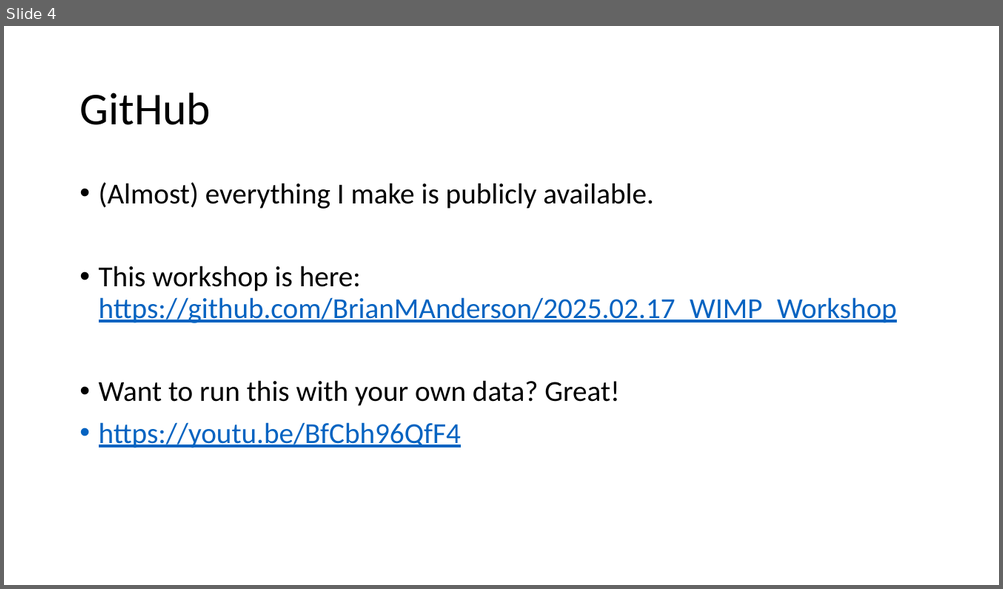
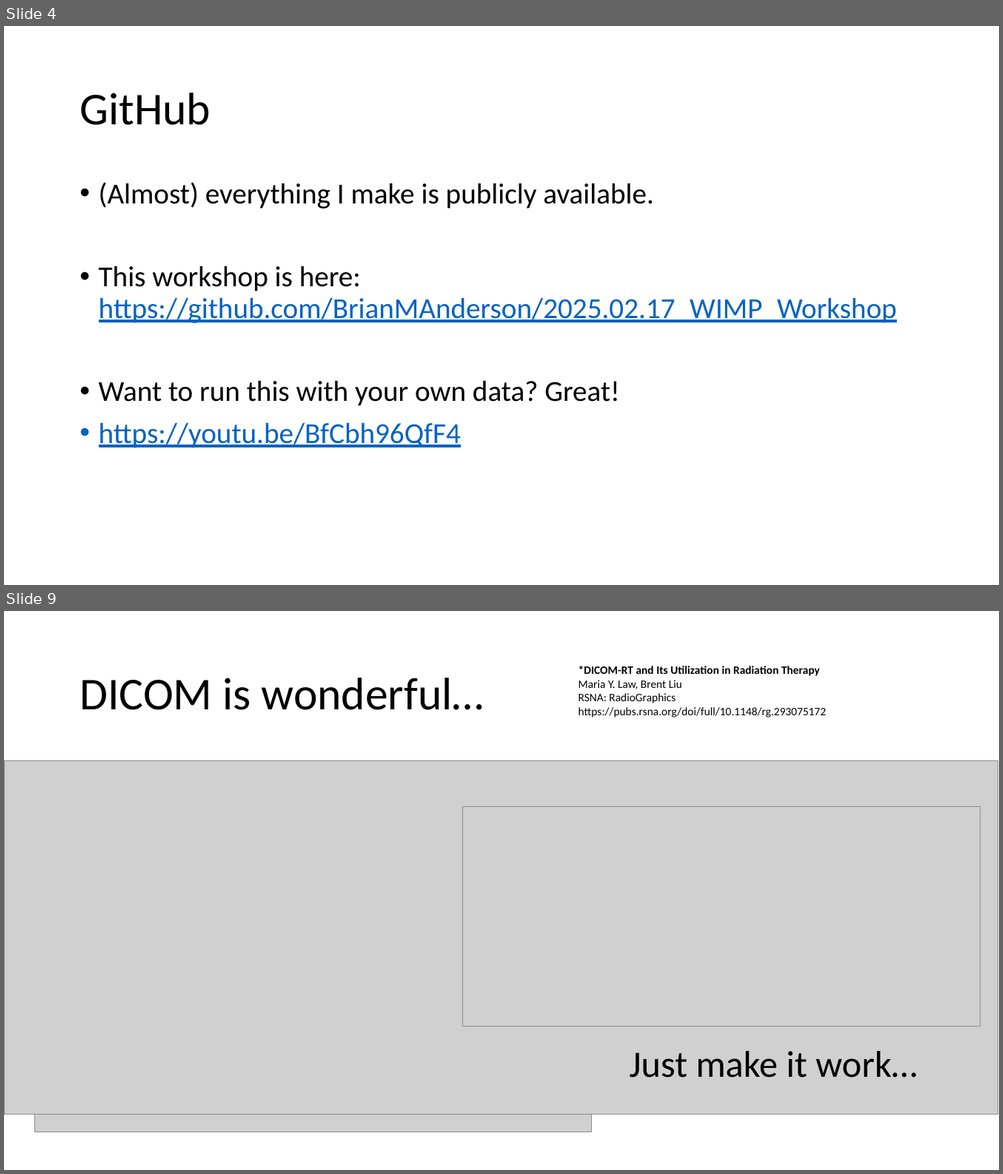
Before and after one commit to brianmanderson/2025.02.17_WIMP_Workshop, a slide deck: Presentation.pptx. Shown one above the other, each under a label of ours: slide 4 before the commit, slides 4 and 9 after it; the slides between them are not shown. The pictures are 1003x589 and 1003x1174 pixels, drawn with LibreOffice and Linux fonts; fonts in the diff are those of the drawing; grey boxes stand for pictures. Boxes give left, top, right and bottom in pixels: in the first picture for what was removed or moved away, otherwise in the second. Text is boxed around its words. In the diff, an @@ line names an element or a change of style, - is before the commit and + after.

```diff
--- a/Presentation.pptx
+++ b/Presentation.pptx
@@ slide 9 added at box(4, 611, 999, 1170), background #FFFFFF @@
@@ text added at box(578, 666, 826, 718), 11 pt, text #000000 @@
+*DICOM-RT and Its Utilization in Radiation Therapy
+Maria Y. Law, Brent Liu
+RSNA: RadioGraphics
+https://pubs.rsna.org/doi/full/10.1148/rg.293075172
@@ title added at box(79, 678, 484, 710), 44 pt, text #000000 @@
+DICOM is wonderful…
@@ picture added at box(4, 761, 998, 1115) @@
@@ picture added at box(34, 770, 591, 1133) @@
@@ picture added at box(463, 806, 980, 1027) @@
@@ text added at box(629, 1051, 916, 1078), 36 pt, text #000000 @@
+Just make it work…
```
Also in this commit, not shown: 6 other slides added.
